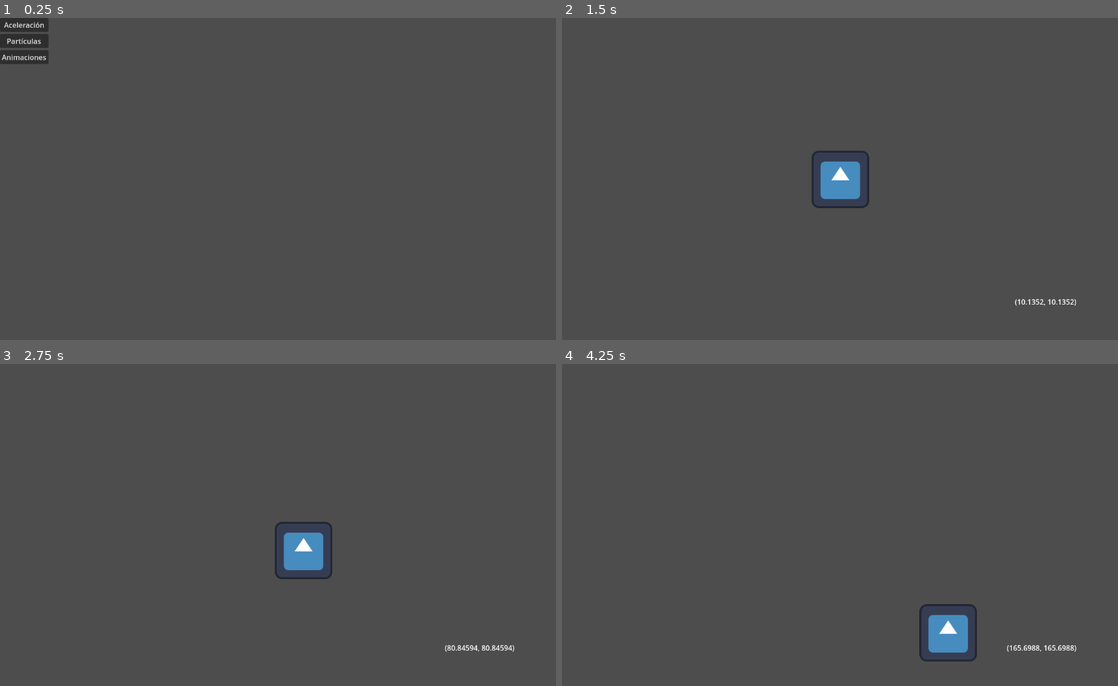
Above: before the commit, frames 1-4 (two rows, left to right).
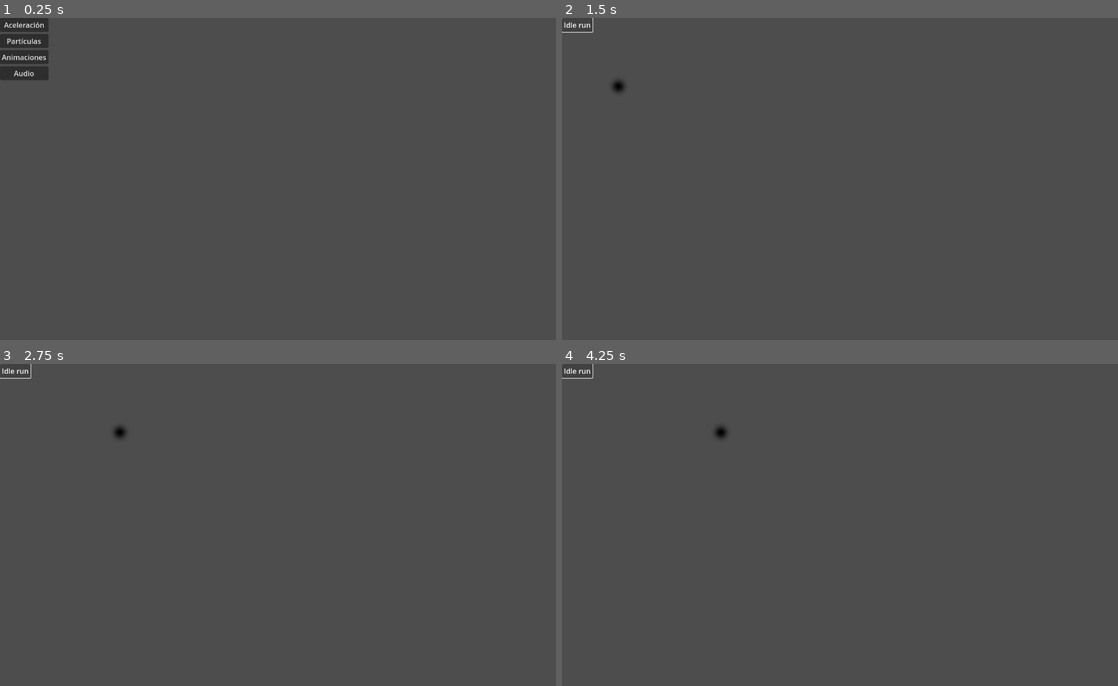
Above: after the commit, the same moments.

Repository: euribates/GodotLab
Game: Godot game, scene res://Main.tscn
Same seed, same stepped clock (60 frames per second), same inputs: the game is played once before the commit and once after it. The engine's default icon, where the game draws it, is replaced by a stand-in: a white triangle on a blue panel in a dark square.
Inputs (mouse positions are in pixels of both pictures, inside the frame that each line leads up to):
- Up to frame 1 (0.25 s): no input
- Up to frame 2 (1.5 s): click "Animaciones" at 0.5 s; click (578, 24) at 1.25 s, where only the run after the commit has a clickable "Idle run"
- Up to frame 3 (2.75 s): click (16, 370) at 2 s, where only the run after the commit has a clickable "Idle run"
- Up to frame 4 (4.25 s): click (578, 370) at 2.75 s, where only the run after the commit has a clickable "Idle run"

The runs differ from the first frame. In frame 1, 0.3% of the frame differs, in the area x 0-9%, y 15-20%; in frame 2, 1.3%; in frame 3, 1.3%; in frame 4, 1.4%, in the area x 0-93%, y 0-93%.

Commit message:
Labo: Audios

Diff:
--- /dev/null
+++ b/labos/Audio/audio.gd
@@ -0,0 +1,18 @@
+extends Node2D
+
+const DRUM = preload("res://Audio/snare-drum-341273.mp3")
+const LASER = preload("res://Audio/laser-312360.mp3")
+
+@onready var audio_player: AudioStreamPlayer2D = $AudioPlayer
+
+
+func _on_button_pressed() -> void:
+	audio_player.stream = DRUM
+	audio_player.autoplay = false
+	audio_player.play()
+
+
+func _on_pb_laser_pressed() -> void:
+	audio_player.stream = LASER
+	audio_player.autoplay = false
+	audio_player.play()
--- /dev/null
+++ b/labos/Audio/audio.tscn
@@ -0,0 +1,40 @@
+[gd_scene load_steps=3 format=3 uid="uid://c262n55rbipla"]
+
+[ext_resource type="Script" uid="uid://cuwyo0nhmxvav" path="res://Audio/audio.gd" id="1_1lysu"]
+[ext_resource type="AudioStream" uid="uid://dnmq26vnu6mb7" path="res://Audio/snare-drum-341273.mp3" id="2_1ihbr"]
+
+[node name="Audio" type="Node2D"]
+script = ExtResource("1_1lysu")
+
+[node name="AudioPlayer" type="AudioStreamPlayer2D" parent="."]
+stream = ExtResource("2_1ihbr")
+
+[node name="Label" type="Label" parent="."]
+offset_left = 614.0
+offset_top = 326.0
+offset_right = 666.0
+offset_bottom = 349.0
+theme_override_font_sizes/font_size = 120
+text = "AUDIO"
+horizontal_alignment = 1
+vertical_alignment = 1
+
+[node name="HBoxContainer" type="HBoxContainer" parent="."]
+offset_right = 40.0
+offset_bottom = 40.0
+
+[node name="pbDrum" type="Button" parent="HBoxContainer"]
+layout_mode = 2
+theme_override_constants/outline_size = 7
+theme_override_constants/h_separation = 4
+theme_override_constants/line_spacing = 11
+button_mask = 5
+text = "Drum
+"
+
+[node name="pbLaser" type="Button" parent="HBoxContainer"]
+layout_mode = 2
+text = "Laser"
+
+[connection signal="pressed" from="HBoxContainer/pbDrum" to="." method="_on_button_pressed"]
+[connection signal="pressed" from="HBoxContainer/pbLaser" to="." method="_on_pb_laser_pressed"]
--- a/labos/Main.tscn
+++ b/labos/Main.tscn
@@ -25,6 +25,11 @@
 layout_mode = 2
 text = "Animaciones"
 
+[node name="pbAudio" type="Button" parent="VBoxContainer"]
+layout_mode = 2
+text = "Audio"
+
 [connection signal="pressed" from="VBoxContainer/pbAcc" to="." method="_on_acc_button_pressed"]
 [connection signal="pressed" from="VBoxContainer/pbParticles" to="." method="_on_pb_particles_pressed"]
 [connection signal="pressed" from="VBoxContainer/pbAnimaciones" to="." method="_on_pb_animaciones_pressed"]
+[connection signal="pressed" from="VBoxContainer/pbAudio" to="." method="_on_pb_audio_pressed"]
--- /dev/null
+++ b/labos/animaciones.gd
@@ -0,0 +1,9 @@
+extends Node2D
+
+@onready var animation_player: AnimationPlayer = $AnimationPlayer
+
+func _on_pb_idle_pressed() -> void:
+	animation_player.play('idle')
+
+func _hola() -> void:
+	print("Hola")
--- a/labos/animaciones.tscn
+++ b/labos/animaciones.tscn
@@ -1,22 +1,74 @@
-[gd_scene load_steps=4 format=3 uid="uid://4rjalu02wr47"]
+[gd_scene load_steps=6 format=3 uid="uid://4rjalu02wr47"]
 
 [ext_resource type="Texture2D" uid="uid://cgab6e1algx5d" path="res://personaje.png" id="1_38lif"]
+[ext_resource type="Script" uid="uid://csp5xuf00ng82" path="res://animaciones.gd" id="1_bxj54"]
 
 [sub_resource type="Animation" id="Animation_bxj54"]
 resource_name = "idle"
+length = 5.0
+tracks/0/type = "value"
+tracks/0/imported = false
+tracks/0/enabled = true
+tracks/0/path = NodePath("Sprite2D:position")
+tracks/0/interp = 1
+tracks/0/loop_wrap = true
+tracks/0/keys = {
+"times": PackedFloat32Array(0, 2.56, 4.99),
+"transitions": PackedFloat32Array(1, 1, 1),
+"update": 0,
+"values": [Vector2(110, 179), Vector2(400, 179), Vector2(110, 179)]
+}
+tracks/1/type = "method"
+tracks/1/imported = false
+tracks/1/enabled = true
+tracks/1/path = NodePath(".")
+tracks/1/interp = 1
+tracks/1/loop_wrap = true
+tracks/1/keys = {
+"times": PackedFloat32Array(4.13333),
+"transitions": PackedFloat32Array(1),
+"values": [{
+"args": [],
+"method": &"_hola"
+}]
+}
+
+[sub_resource type="Animation" id="Animation_065du"]
+length = 0.001
+tracks/0/type = "value"
+tracks/0/imported = false
+tracks/0/enabled = true
+tracks/0/path = NodePath("Sprite2D:position")
+tracks/0/interp = 1
+tracks/0/loop_wrap = true
+tracks/0/keys = {
+"times": PackedFloat32Array(0),
+"transitions": PackedFloat32Array(1),
+"update": 0,
+"values": [Vector2(110, 179)]
+}
 
 [sub_resource type="AnimationLibrary" id="AnimationLibrary_065du"]
 _data = {
+&"RESET": SubResource("Animation_065du"),
 &"idle": SubResource("Animation_bxj54")
 }
 
 [node name="Node2D" type="Node2D"]
+script = ExtResource("1_bxj54")
 
 [node name="Sprite2D" type="Sprite2D" parent="."]
-position = Vector2(117, 179)
+position = Vector2(110, 179)
 texture = ExtResource("1_38lif")
 
 [node name="AnimationPlayer" type="AnimationPlayer" parent="."]
 libraries = {
 &"": SubResource("AnimationLibrary_065du")
 }
+
+[node name="pbIdle" type="Button" parent="."]
+offset_right = 8.0
+offset_bottom = 8.0
+text = "Idle run"
+
+[connection signal="pressed" from="pbIdle" to="." method="_on_pb_idle_pressed"]
--- a/labos/main.gd
+++ b/labos/main.gd
@@ -2,6 +2,8 @@
 
 const PARTICLES := preload("res://particles.tscn")
 const ACC := preload("res://acc.tscn")
+const ANIMACIONES := preload("res://animaciones.tscn")
+const AUDIO = preload("res://Audio/audio.tscn")
 
 func _on_acc_button_pressed() -> void:
 	get_tree().change_scene_to_packed(ACC)
@@ -11,6 +13,9 @@
 	get_tree().change_scene_to_packed(PARTICLES)
 
 
+func _on_pb_animaciones_pressed() -> void:
+	get_tree().change_scene_to_packed(ANIMACIONES)
 
-func _on_pb_animaciones_pressed() -> void:
-	pass # Replace with function body.
+
+func _on_pb_audio_pressed() -> void:
+	get_tree().change_scene_to_packed(AUDIO)
--- a/labos/particles.tscn
+++ b/labos/particles.tscn
@@ -2,7 +2,7 @@
 
 [ext_resource type="Script" uid="uid://ba30cb3lqrdhh" path="res://particles.gd" id="1_1nvrg"]
 [ext_resource type="Texture2D" uid="uid://cmnjfcg17yhy1" path="res://icon.svg" id="1_xnif8"]
-[ext_resource type="Texture2D" uid="uid://dftp5h8hx3i8n" path="res://30 InDispersal4Step3.png" id="3_i1ypt"]
+[ext_resource type="Texture2D" uid="uid://dftp5h8hx3i8n" path="res://Audio/30 InDispersal4Step3.png" id="3_i1ypt"]
 
 [sub_resource type="CanvasItemMaterial" id="CanvasItemMaterial_i1ypt"]
 particles_animation = true
Binary file added: labos/Audio/30 InDispersal4Step3.png
Not shown, changed: labos/Audio/30 InDispersal4Step3.png.import
Not shown, added: labos/Audio/audio.gd.uid
Not shown, added: labos/Audio/laser-312360.mp3.import
Not shown, added: labos/Audio/snare-drum-341273.mp3.import
Not shown, added: labos/animaciones.gd.uid
Not shown, added: assets/labos/laser-312360.mp3
Not shown, added: assets/labos/snare-drum-341273.mp3
Not shown, added: labos/Audio/laser-312360.mp3
Not shown, added: labos/Audio/snare-drum-341273.mp3
